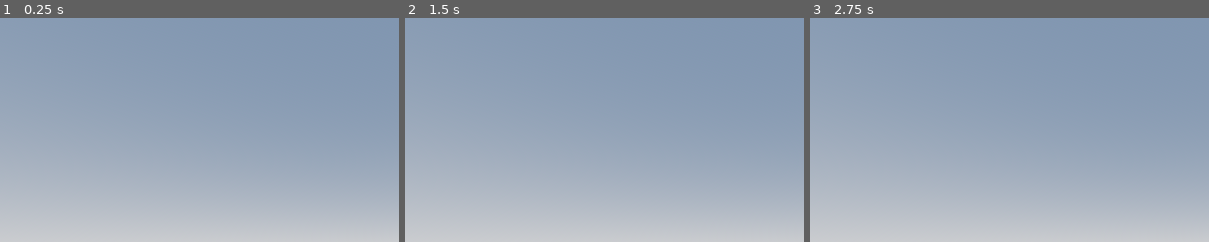
Above: before the commit, frames 1-3 (left to right).
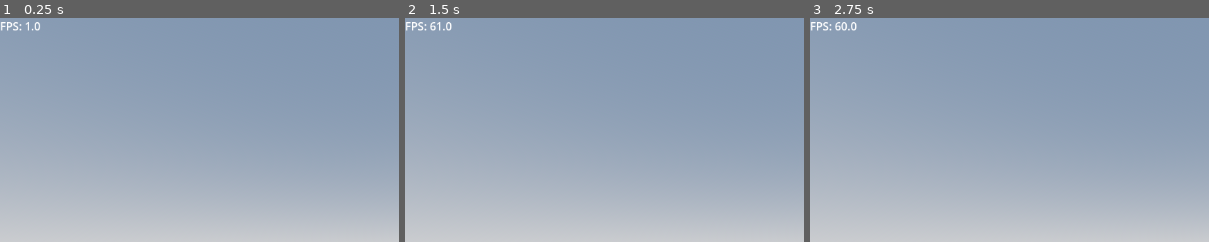
Above: after the commit, the same moments.

Repository: remidu64/GODSE
Game: Godot game, scene res://node_3d.tscn
Two runs of this game, one before a commit and one after it. Both use one fixed random seed, a clock stepped at 60 frames per second and the inputs below.
Inputs (mouse positions are % of the whole screen's width and height, from its top left):
- Up to frame 1 (0.25 s): no input
- Up to frame 2 (1.5 s): tap Enter at 0.5 s; move the mouse to (72, 45) at 0.52 s; hold D (right) 0.53-1.28 s; tap Space (jump) at 0.77 s; move the mouse to (30, 55) at 1.27 s; hold S (backwards) from 1.28 s (still down)
- Up to frame 3 (2.75 s): tap Space (jump) at 1.52 s; move the mouse to (60, 28) at 2.02 s; release S (backwards) at 2.03 s; hold D (right) from 2.03 s (still down)
The pictures show only the part of the screen within x 0-50%, y 0-50%; the shares and areas given below are measured in that part.

The runs differ from the first frame. In frame 1, 0.2% of the frame differs, in the area x 0-11%, y 1-6%; in frame 2, 0.2%; in frame 3, 0.2%, in the area x 0-12%, y 1-6%.

Commit message:
fps counter

Diff:
--- /dev/null
+++ b/autoload/Autoload-Global.gd
@@ -0,0 +1,6 @@
+extends Node
+
+@onready var DebugLabel: Label = $DebugLabel
+
+func _process(delta):
+	DebugLabel.text = "FPS: %s" % Engine.get_frames_per_second()
--- /dev/null
+++ b/autoload/Autoload-Global.tscn
@@ -0,0 +1,11 @@
+[gd_scene load_steps=2 format=3 uid="uid://c1vifmptrwkrj"]
+
+[ext_resource type="Script" uid="uid://dawe4pct7b310" path="res://autoload/Autoload-Global.gd" id="1_f6n0l"]
+
+[node name="Global" type="Node"]
+script = ExtResource("1_f6n0l")
+
+[node name="DebugLabel" type="Label" parent="."]
+offset_right = 40.0
+offset_bottom = 23.0
+text = "FPS:"
--- a/project.godot
+++ b/project.godot
@@ -18,6 +18,7 @@
 [autoload]
 
 GameInfo="*res://autoload/Autoload-GameInfo.gd"
+Global="*res://autoload/Autoload-Global.tscn"
 
 [input]
 
Not shown, added: autoload/Autoload-Global.gd.uid
